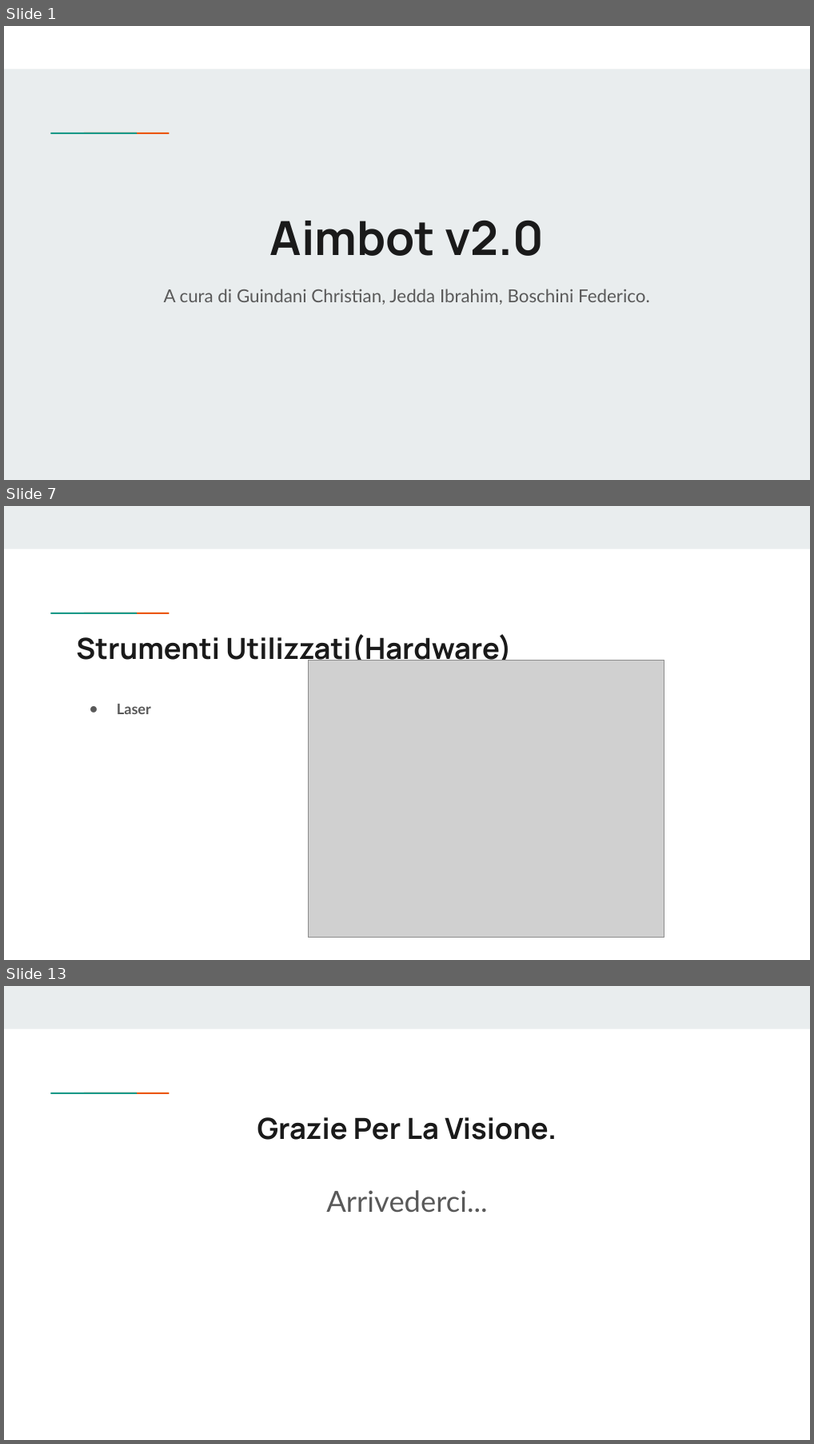
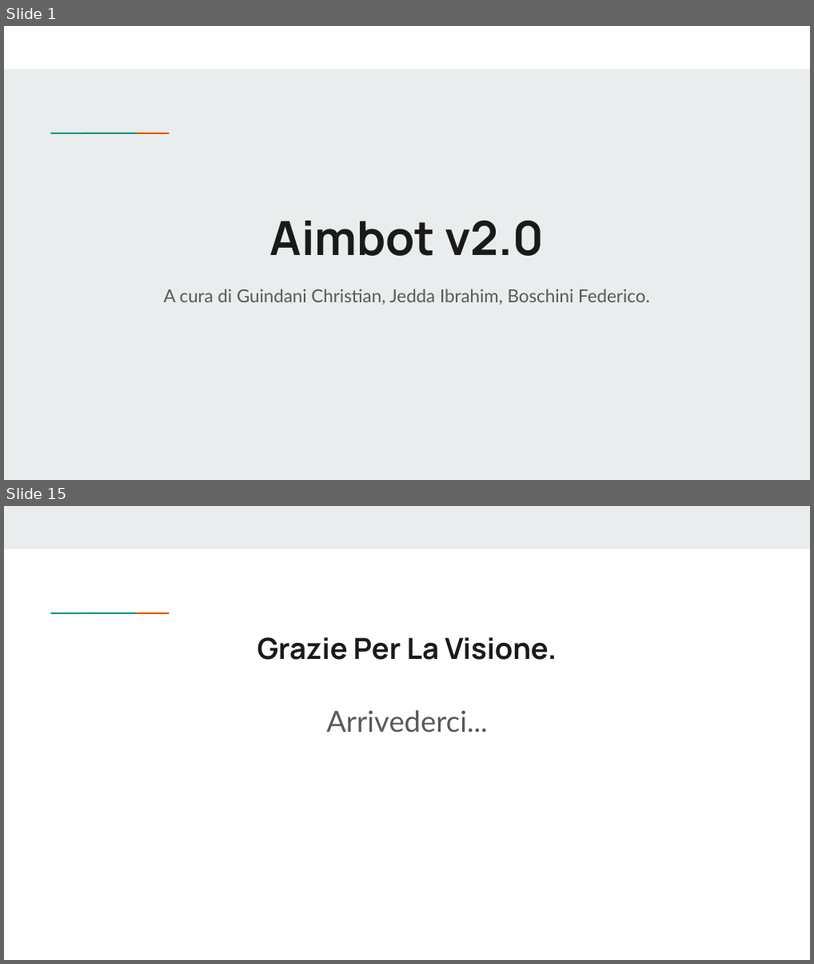
Before and after one commit to Sguinza/Progetto-Secondo-Quadrimestre, a slide deck: Presentazione Progetto (1).pptx. Shown one above the other, each under a label of ours: slides 1, 7 and 13 before the commit, slides 1 and 15 after it; the slides between them are not shown. The pictures are 814x1444 and 814x964 pixels, drawn with LibreOffice and Linux fonts; fonts in the diff are those of the drawing; grey boxes stand for pictures. Boxes give left, top, right and bottom in pixels: in the first picture for what was removed or moved away, otherwise in the second. Text is boxed around its words. In the diff, an @@ line names an element or a change of style, - is before the commit and + after.

```diff
--- a/Presentazione Progetto (1).pptx
+++ b/Presentazione Progetto (1).pptx
@@ slide 7 removed at (x1=4, y1=506, x2=810, y2=960), background #FFFFFF; not listed: 3 template elements that a slide beside it also shows @@
@@ title removed at (x1=76, y1=634, x2=512, y2=668) @@
-Strumenti Utilizzati(Hardware)
@@ picture removed at (x1=308, y1=660, x2=665, y2=937) @@
@@ text removed at (x1=117, y1=704, x2=151, y2=714) @@
-● Laser
@@ what was slide 13 is now slide 15 @@
```
Also in this commit, not shown: 8 slides changed, 5 slides added, 2 other slides removed.
